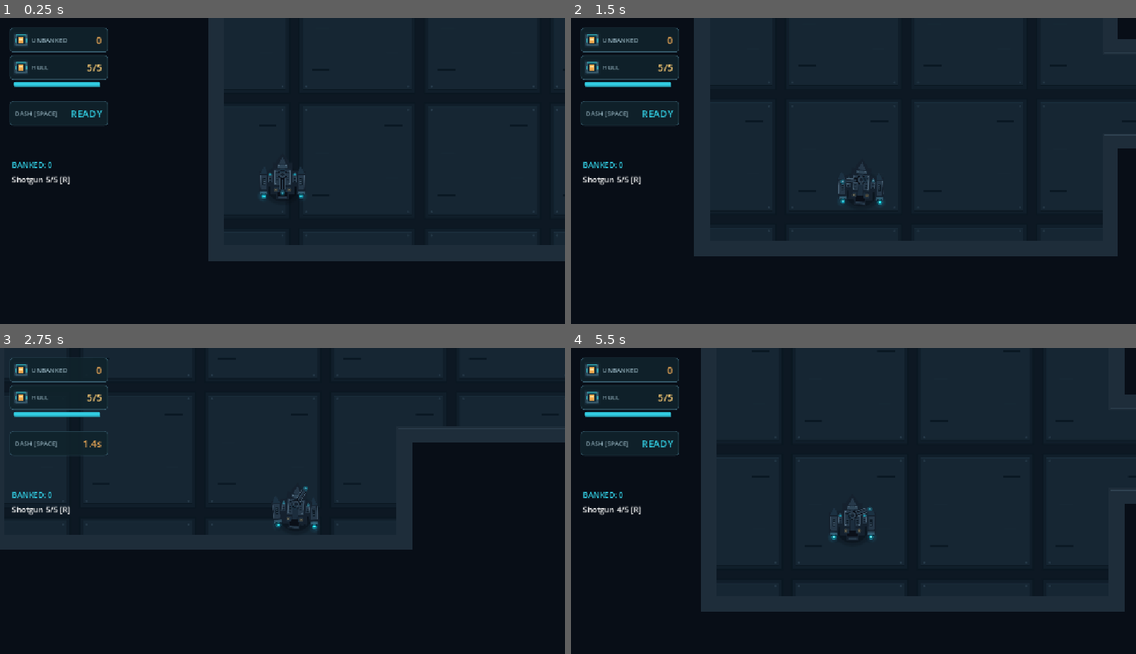
Above: before the commit, frames 1-4 (two rows, left to right).
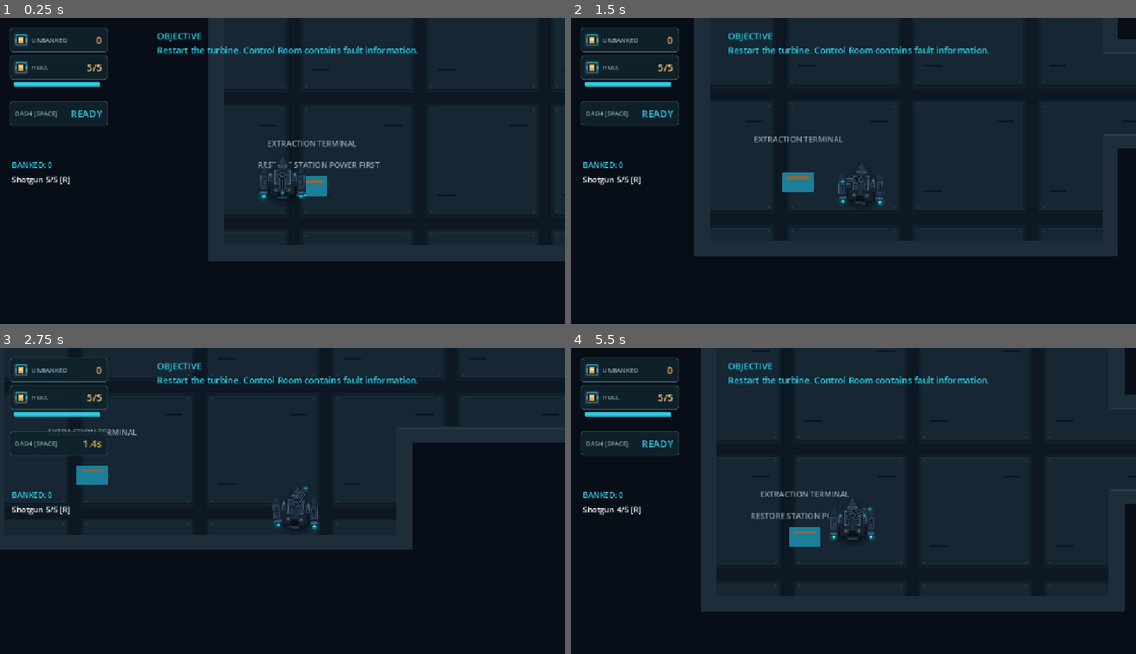
Above: after the commit, the same moments.

Repository: lolalolabob123/NeonSalvage-Godot
Game: Godot game, scene res://scenes/levels/RelayStation.tscn
Same seed, same stepped clock (60 frames per second), same inputs: the game is played once before the commit and once after it. This scene is started directly instead of the project's main scene.
Inputs (mouse positions are in pixels of both pictures, inside the frame that each line leads up to):
- Up to frame 1 (0.25 s): no input
- Up to frame 2 (1.5 s): move the mouse to (977, 161) at 0.52 s; hold D (move_right) 0.53-1.28 s; hold E (interact) 0.53-1.28 s; move the mouse to (740, 192) at 1.27 s; hold S (move_down) from 1.28 s (still down); tap Q (activate_system) at 1.35 s
- Up to frame 3 (2.75 s): tap E (interact) at 1.55 s; move the mouse to (339, 436) at 2.02 s; release S (move_down) at 2.03 s; hold D (move_right) from 2.03 s (still down); hold E (interact) from 2.03 s (still down); tap Space (dash) at 2.1 s
- Up to frame 4 (5.5 s): move the mouse to (825, 571) at 2.77 s; release D (move_right) at 2.78 s; release E (interact) at 2.78 s; hold W (move_up) 2.78-3.53 s; click (825, 571) at 2.85 s; tap E (interact) at 3.05, 4.35 s; move the mouse to (1023, 553) at 3.52 s; hold E (interact) 3.53-4.28 s; hold A (move_left) 3.53-5.03 s; move the mouse to (684, 458) at 4.27 s; move the mouse to (881, 507) at 5.02 s; hold S (move_down) from 5.03 s (still down); hold E (interact) from 5.03 s (still down); tap Q (activate_system) at 5.1 s

The runs differ from the first frame. In frame 1, 1.4% of the frame differs, in the area x 27-75%, y 4-59%; in frame 2, 1.3%; in frame 3, 1.2%; in frame 4, 1.4%, in the area x 27-75%, y 4-65%.

Commit message:
Added more mechanics to level 2 with visual cues and objective UI updates

Diff:
--- /dev/null
+++ b/neon-salvage/scenes/environment/PowerTerminal.tscn
@@ -0,0 +1,43 @@
+[gd_scene format=3 uid="uid://bhigc1j7geq34"]
+
+[ext_resource type="Script" uid="uid://dsa5vniy5vxed" path="res://scripts/environment/power_terminal.gd" id="1_wmxf2"]
+
+[sub_resource type="CircleShape2D" id="CircleShape2D_jc4l2"]
+radius = 80.0
+
+[node name="PowerTerminal" type="Area2D" unique_id=2113362187]
+collision_layer = 0
+collision_mask = 2
+script = ExtResource("1_wmxf2")
+
+[node name="CollisionShape2D" type="CollisionShape2D" parent="." unique_id=408615405]
+shape = SubResource("CircleShape2D_jc4l2")
+
+[node name="Panel" type="Polygon2D" parent="." unique_id=1793015652]
+color = Color(0.19215687, 0.79607844, 0.8784314, 1)
+polygon = PackedVector2Array(-32, -20, 32, -20, 32, 20, -32, 20)
+
+[node name="StatusStrip" type="Polygon2D" parent="Panel" unique_id=873251100]
+color = Color(0.9529412, 0.6745098, 0.34117648, 1)
+polygon = PackedVector2Array(-22, -12, 22, -12, 22, -7, -22, -7)
+
+[node name="InteractionPrompt" type="Label" parent="." unique_id=1377470342]
+visible = false
+offset_left = -110.0
+offset_top = -56.0
+offset_right = 110.0
+offset_bottom = -28.0
+text = "[E] CALL EXTRACTION"
+horizontal_alignment = 1
+autowrap_mode = 3
+
+[node name="HintAnchor" type="Node2D" parent="." unique_id=59483277]
+position = Vector2(-130, -100)
+
+[node name="PickupHint" type="Label" parent="HintAnchor" unique_id=1189827550]
+custom_minimum_size = Vector2(260, 48)
+offset_right = 260.0
+offset_bottom = 49.0
+text = "STATION POWER CONTROL"
+horizontal_alignment = 1
+metadata/_edit_use_anchors_ = true
--- /dev/null
+++ b/neon-salvage/scenes/environment/TurbineStarter.tscn
@@ -0,0 +1,51 @@
+[gd_scene format=3 uid="uid://bcpwo5a3yl1mf"]
+
+[ext_resource type="Script" uid="uid://dsa5vniy5vxed" path="res://scripts/environment/power_terminal.gd" id="1_mlre2"]
+
+[sub_resource type="CircleShape2D" id="CircleShape2D_jc4l2"]
+radius = 80.0
+
+[node name="TurbineStarter" type="Area2D" unique_id=2113362187]
+collision_layer = 0
+collision_mask = 2
+script = ExtResource("1_mlre2")
+
+[node name="CollisionShape2D" type="CollisionShape2D" parent="." unique_id=408615405]
+shape = SubResource("CircleShape2D_jc4l2")
+
+[node name="Panel" type="Polygon2D" parent="." unique_id=1793015652]
+color = Color(0.19215687, 0.79607844, 0.8784314, 1)
+polygon = PackedVector2Array(-32, -20, 32, -20, 32, 20, -32, 20)
+
+[node name="StatusStrip" type="Polygon2D" parent="Panel" unique_id=873251100]
+color = Color(0.9529412, 0.6745098, 0.34117648, 1)
+polygon = PackedVector2Array(-22, -12, 22, -12, 22, -7, -22, -7)
+
+[node name="InteractionPrompt" type="Label" parent="." unique_id=1377470342]
+visible = false
+offset_left = -110.0
+offset_top = -56.0
+offset_right = 110.0
+offset_bottom = -28.0
+text = "[E] CALL EXTRACTION"
+horizontal_alignment = 1
+autowrap_mode = 3
+
+[node name="HintAnchor" type="Node2D" parent="." unique_id=59483277]
+position = Vector2(-130, -100)
+
+[node name="PickupHint" type="Label" parent="HintAnchor" unique_id=1189827550]
+custom_minimum_size = Vector2(260, 48)
+offset_right = 260.0
+offset_bottom = 49.0
+text = "TURBINE STARTER"
+horizontal_alignment = 1
+metadata/_edit_use_anchors_ = true
+
+[node name="ProgressLabel" type="Label" parent="." unique_id=737831960]
+offset_left = -220.0
+offset_top = 205.0
+offset_right = 220.0
+offset_bottom = 260.0
+text = "	MANUAL CONTROL AREA"
+horizontal_alignment = 1
--- a/neon-salvage/scenes/levels/RelayStation.tscn
+++ b/neon-salvage/scenes/levels/RelayStation.tscn
@@ -1,5 +1,7 @@
 [gd_scene format=3 uid="uid://do4v5j0iqnvcm"]
 
+[ext_resource type="PackedScene" uid="uid://c126lk42xfw26" path="res://scenes/environment/ExtractionTerminal.tscn" id="2_maqib"]
+[ext_resource type="Script" uid="uid://doy6tdcrrtjes" path="res://scripts/environment/extraction_terminal.gd" id="3_ajid0"]
 [ext_resource type="PackedScene" uid="uid://e0ni7bv6g0qk" path="res://scenes/environment/WallStraight864.tscn" id="3_vh00a"]
 [ext_resource type="PackedScene" uid="uid://oohw5n16r2ll" path="res://scenes/ui/SalvageHUD.tscn" id="4_4oknj"]
 [ext_resource type="PackedScene" uid="uid://b8sv2wmfuy86" path="res://scenes/player/PlayerDrone.tscn" id="4_6x21o"]
@@ -12,7 +14,14 @@
 [ext_resource type="PackedScene" uid="uid://bwbniirc376yl" path="res://scenes/environment/WallStraight352.tscn" id="9_1e7dy"]
 [ext_resource type="PackedScene" uid="uid://ti5tm2bhdgvs" path="res://scenes/environment/CorridorWall512.tscn" id="9_hep0f"]
 [ext_resource type="PackedScene" uid="uid://bvtdbeetlwk31" path="res://scenes/environment/ExteriorSupports.tscn" id="11_1e7dy"]
+[ext_resource type="PackedScene" uid="uid://bhigc1j7geq34" path="res://scenes/environment/PowerTerminal.tscn" id="12_hav87"]
 [ext_resource type="Script" uid="uid://hvbthjgtynm" path="res://scripts/environment/exterior_supports.gd" id="12_w8ryq"]
+[ext_resource type="PackedScene" uid="uid://bcpwo5a3yl1mf" path="res://scenes/environment/TurbineStarter.tscn" id="13_nw5v5"]
+[ext_resource type="Script" uid="uid://bydq36evamwfi" path="res://scripts/ui/facility_mission.gd" id="14_1e7dy"]
+[ext_resource type="Script" uid="uid://bords25vw0mlt" path="res://scripts/environment/turbine_restart.gd" id="14_risd4"]
+[ext_resource type="Script" uid="uid://d1u5ducd7wrwg" path="res://scripts/environment/electrical_sweep.gd" id="15_l755m"]
+[ext_resource type="Script" uid="uid://bk0u7tf7i7j10" path="res://scripts/ui/mission_hud.gd" id="16_hav87"]
+[ext_resource type="PackedScene" uid="uid://cg1ufgms80u3y" path="res://scripts/tests/CoverBlock.tscn" id="16_lkva1"]
 
 [sub_resource type="RectangleShape2D" id="RectangleShape2D_1e7dy"]
 size = Vector2(864, 32)
@@ -97,6 +106,11 @@
 east_wall = NodePath("../WallEastUpper")
 north_wall = NodePath("../WallNorth")
 south_wall = NodePath("../WallSouth")
+
+[node name="ExtractionTerminal" parent="Dock" unique_id=2113362187 node_paths=PackedStringArray("mission_controller") instance=ExtResource("2_maqib")]
+position = Vector2(-220, 180)
+script = ExtResource("3_ajid0")
+mission_controller = NodePath("../../MissionController")
 
 [node name="DockCorridor" type="Node2D" parent="." unique_id=1723955633 node_paths=PackedStringArray("west_end", "east_end", "north_wall", "south_wall")]
 script = ExtResource("8_jscxr")
@@ -325,6 +339,20 @@
 north_wall = NodePath("../WallNorth")
 south_wall = NodePath("../WallSouth")
 
+[node name="TurbineStarter" parent="TurbineHall" unique_id=1840863516 node_paths=PackedStringArray("mission_controller") instance=ExtResource("13_nw5v5")]
+script = ExtResource("14_risd4")
+mission_controller = NodePath("../../MissionController")
+restart_duration = 12.0
+control_radius = 180.0
+interaction_radius = 80.0
+
+[node name="ElectricalSweep" type="Node2D" parent="TurbineHall" unique_id=588794753 node_paths=PackedStringArray("mission_controller")]
+script = ExtResource("15_l755m")
+mission_controller = NodePath("../../MissionController")
+
+[node name="CoverBlock" parent="TurbineHall" unique_id=38345602 instance=ExtResource("16_lkva1")]
+position = Vector2(-105, 60)
+
 [node name="HallCorridor" type="Node2D" parent="." unique_id=1182010628 node_paths=PackedStringArray("west_end", "east_end", "north_wall", "south_wall")]
 position = Vector2(1312, 0)
 script = ExtResource("8_jscxr")
@@ -413,6 +441,10 @@
 east_wall = NodePath("../WallEast")
 north_wall = NodePath("../WallNorthLeft")
 south_wall = NodePath("../WallSouth")
+
+[node name="PowerTerminal" parent="ControlRoom" unique_id=1708066752 node_paths=PackedStringArray("mission_controller") instance=ExtResource("12_hav87")]
+position = Vector2(220, 0)
+mission_controller = NodePath("../../MissionController")
 
 [node name="ControlCorridor" type="Node2D" parent="." unique_id=571517292 node_paths=PackedStringArray("west_end", "east_end", "north_wall", "south_wall")]
 position = Vector2(2624, 0)
@@ -571,5 +603,21 @@
 mouse_filter = 2
 color = Color(0.03137255, 0.05490196, 0.09019608, 1)
 
+[node name="MissionController" type="Node" parent="." unique_id=281775683]
+script = ExtResource("14_1e7dy")
+extraction_duration = 14.0
+objective_type = 1
+
+[node name="MissionHUD" type="CanvasLayer" parent="." unique_id=206849072 node_paths=PackedStringArray("mission_controller")]
+script = ExtResource("16_hav87")
+mission_controller = NodePath("../MissionController")
+
+[node name="ObjectiveLabel" type="Label" parent="MissionHUD" unique_id=2065583741]
+offset_left = 320.0
+offset_top = 24.0
+offset_right = 920.0
+offset_bottom = 84.0
+theme_override_font_sizes/font_size = 18
+
 [editable path="ControlRoom/WallEast"]
 [editable path="SeviceBypass/WallEast"]
--- /dev/null
+++ b/neon-salvage/scripts/environment/electrical_sweep.gd
@@ -0,0 +1,100 @@
+extends Node2D
+
+@export var mission_controller: FacilityMission
+@export var strip_width: float = 400
+@export var strip_height: float = 72.0
+@export var lane_count: int = 5
+@export var warning_duration: float = 1.0
+@export var live_duration: float = 0.6
+@export var safe_duration: float = 0.4
+
+var elapsed: float = 0.0
+var current_lane: int = 0
+var current_phase: int = 0 # # 0 = warning, 1 = live, 2 = safe
+
+func _ready() -> void:
+	z_index = -2
+	queue_redraw()
+
+func _physics_process(delta: float) -> void:
+	if not is_instance_valid(mission_controller):
+		return
+
+	if not mission_controller.turbine_startup_active:
+		elapsed = 0.0
+		queue_redraw()
+		return
+
+	elapsed += delta
+	var warning := maxf(warning_duration, 0.1)
+	var live := maxf(live_duration, 0.1)
+	var cycle := warning + live + maxf(safe_duration, 0.0)
+	current_lane = floori(elapsed / cycle) % maxi(lane_count, 1)
+	var phase_time := fmod(elapsed, cycle)
+
+	if phase_time < warning:
+		current_phase = 0
+	elif phase_time < warning + live:
+		current_phase = 1
+	else:
+		current_phase = 2
+
+	if current_phase == 1:
+		var player := get_tree().get_first_node_in_group("player") as Node2D
+		if is_instance_valid(player):
+			if _lane_rect(current_lane).has_point(to_local(player.global_position)):
+				player.call("take_damage", 1)
+
+	queue_redraw()
+
+func _lane_rect(index: int) -> Rect2:
+	var total_height := float(maxi(lane_count, 1)) * strip_height
+
+	return Rect2(
+		Vector2(
+			-strip_width * 0.5,
+			-total_height * 0.5 + index * strip_height
+		),
+		Vector2(strip_width, strip_height)
+	)
+
+
+func _draw() -> void:
+	for index in range(maxi(lane_count, 1)):
+		draw_rect(
+			_lane_rect(index),
+			Color(0.20, 0.45, 0.50, 0.25),
+			false,
+			1.0
+		)
+
+	if not is_instance_valid(mission_controller):
+		return
+
+	if not mission_controller.turbine_startup_active:
+		return
+
+	var band := _lane_rect(current_lane)
+
+	if current_phase == 0:
+		var pulse := 0.20 + 0.15 * absf(sin(elapsed * 12.0))
+		draw_rect(band, Color(0.95, 0.67, 0.34, pulse))
+		draw_rect(band, Color("#F3AC57"), false, 3.0)
+
+	elif current_phase == 1:
+		draw_rect(band, Color(1.0, 0.25, 0.35, 0.55))
+		draw_rect(band, Color("#FF8090"), false, 3.0)
+
+		for line_index in range(3):
+			var line_y := (
+				band.position.y
+				+ strip_height * float(line_index + 1) / 4.0
+			)
+
+			draw_line(
+				Vector2(band.position.x, line_y),
+				Vector2(band.end.x, line_y),
+				Color("#FFE6EC"),
+				2.0,
+				true
+			)
--- a/neon-salvage/scripts/environment/extraction_terminal.gd
+++ b/neon-salvage/scripts/environment/extraction_terminal.gd
@@ -18,10 +18,12 @@
 
 	if mission_controller.transport_ready:
 		interaction_prompt.text = "[E] EXTRACT"
-	elif mission_controller.has_prototype:
+	elif mission_controller.is_objective_complete():
 		interaction_prompt.text = "[E] CALL EXTRACTION"
 	else:
-		interaction_prompt.text = "RECOVER PROTOTYPE FIRST"
+		interaction_prompt.text = (
+			mission_controller.get_extraction_requirement_text()
+		)
 
 func player_can_interact() -> bool:
 	if not is_instance_valid(mission_controller):
--- /dev/null
+++ b/neon-salvage/scripts/environment/power_terminal.gd
@@ -0,0 +1,71 @@
+extends Area2D
+
+enum TerminalRole {
+	POWER_CONTROL,
+	TURBINE_STARTER,
+}
+
+@export var mission_controller: FacilityMission
+@export var terminal_role: TerminalRole = TerminalRole.POWER_CONTROL
+
+@onready var interaction_prompt: Label = $InteractionPrompt
+@onready var status_strip: Polygon2D = $Panel/StatusStrip
+
+
+func _process(_delta: float) -> void:
+	if not is_instance_valid(mission_controller):
+		interaction_prompt.hide()
+		return
+
+	interaction_prompt.visible = _player_is_nearby()
+	status_strip.color = Color("#F3AC57")
+
+	if terminal_role == TerminalRole.TURBINE_STARTER:
+		if mission_controller.turbine_running:
+			status_strip.color = Color("#B6FFD0")
+			interaction_prompt.text = "TURBINE RUNNING"
+		else:
+			interaction_prompt.text = "[E] START TURBINE"
+		return
+
+	if mission_controller.has_restored_power:
+		status_strip.color = Color("#B6FFD0")
+		interaction_prompt.text = "POWER RESTORED"
+	elif mission_controller.turbine_running:
+		interaction_prompt.text = "[E] RESTORE POWER"
+	elif mission_controller.power_fault_diagnosed:
+		interaction_prompt.text = "TURBINE OFFLINE — RESTART IN TURBINE HALL"
+	else:
+		interaction_prompt.text = "[E] DIAGNOSE POWER FAULT"
+
+
+func _player_is_nearby() -> bool:
+	for body in get_overlapping_bodies():
+		if body.is_in_group("player"):
+			if int(body.get("current_health")) > 0:
+				return true
+
+	return false
+
+
+func _unhandled_input(event: InputEvent) -> void:
+	if not event.is_action_pressed("interact") or event.is_echo():
+		return
+
+	if not is_instance_valid(mission_controller):
+		return
+
+	if not _player_is_nearby():
+		return
+
+	var succeeded: bool = false
+
+	if terminal_role == TerminalRole.TURBINE_STARTER:
+		succeeded = mission_controller.start_turbine()
+	elif mission_controller.turbine_running:
+		succeeded = mission_controller.restore_power()
+	else:
+		succeeded = mission_controller.diagnose_power_fault()
+
+	if succeeded:
+		get_viewport().set_input_as_handled()
--- /dev/null
+++ b/neon-salvage/scripts/environment/turbine_restart.gd
@@ -0,0 +1,96 @@
+extends Area2D
+
+@export var mission_controller: FacilityMission
+@export var restart_duration: float = 12.0
+@export var control_radius: float = 180.0
+@export var interaction_radius: float = 80.0
+
+@onready var interaction_prompt: Label = $InteractionPrompt
+@onready var status_strip: Polygon2D = $Panel/StatusStrip
+@onready var progress_label: Label = $ProgressLabel
+
+var restart_progress: float = 0.0
+
+func _ready() -> void:
+	queue_redraw()
+
+func _physics_process(delta: float) -> void:
+	if not is_instance_valid(mission_controller):
+		interaction_prompt.hide()
+		progress_label.hide()
+		progress_label.text = "Mission controller not assigned."
+		return
+
+	var player := get_tree().get_first_node_in_group("player") as Node2D
+	var alive := (
+		is_instance_valid(player)
+		and int(player.get("current_health")) > 0
+	)
+	var distance: float = INF
+	if alive:
+		distance = global_position.distance_to(player.global_position)
+
+	interaction_prompt.visible = alive and distance <= interaction_radius
+	status_strip.color = Color("#F3AC57")
+
+	if mission_controller.turbine_running:
+		status_strip.color = Color("#B6FFD0")
+		interaction_prompt.text = "TURBINE RUNNING"
+		progress_label.text = "STATION POWER RESTORED"
+	elif mission_controller.turbine_startup_active:
+		interaction_prompt.text = "RESTART IN PROGRESS"
+		var in_range := alive and distance <= control_radius
+		if in_range:
+			restart_progress = minf(
+				restart_progress + delta,
+				maxf(restart_duration, 0.1)
+			)
+		var percentage := floori(
+			100.0 * restart_progress / maxf(restart_duration, 0.1)
+		)
+		if in_range:
+			progress_label.text = "RESTART %d%% — STAY IN THE RING" % percentage
+		else:
+			progress_label.text = "PAUSED %d%% — RETURN TO THE RING" % percentage
+
+		if restart_progress >= maxf(restart_duration, 0.1):
+			if mission_controller.start_turbine():
+				progress_label.text = "STATION POWER RESTORED"
+	else:
+		interaction_prompt.text = "[E] BEGIN TURBINE RESTART"
+		progress_label.text = "MANUAL CONTROL AREA"
+
+	queue_redraw()
+
+func _unhandled_input(event: InputEvent) -> void:
+	if not event.is_action_pressed("interact") or event.is_echo():
+		return
+	if not is_instance_valid(mission_controller):
+		return
+
+	var player := get_tree().get_first_node_in_group("player") as Node2D
+	if not is_instance_valid(player):
+		return
+	if int(player.get("current_health")) <= 0:
+		return
+	if global_position.distance_to(player.global_position) > interaction_radius:
+		return
+
+	if mission_controller.begin_turbine_restart():
+		get_viewport().set_input_as_handled()
+
+func _draw() -> void:
+	var ring_color := Color("#31CBE0")
+	if is_instance_valid(mission_controller):
+		if mission_controller.turbine_running:
+			ring_color = Color("#B6FFD0")
+
+	draw_circle(Vector2.ZERO, control_radius, Color(0.19, 0.80, 0.88, 0.035))
+	draw_arc(Vector2.ZERO, control_radius, 0.0, TAU, 96, ring_color, 2.0, true)
+	var fraction := clampf(restart_progress / maxf(restart_duration, 0.1), 0.0, 1.0)
+	if fraction > 0.0:
+		draw_arc(
+			Vector2.ZERO, control_radius - 5.0,
+			-PI * 0.5, -PI * 0.5 + TAU * fraction,
+			96, Color("#B6FFD0"), 4.0, true
+		)
--- a/neon-salvage/scripts/ui/facility_mission.gd
+++ b/neon-salvage/scripts/ui/facility_mission.gd
@@ -6,8 +6,18 @@
 signal transport_arrived
 signal mission_completed
 signal security_card_collected
+signal power_restored
+signal mission_stage_changed
+signal turbine_started
+signal turbine_startup_begun
+
+enum ObjectiveType {
+	RECOVER_PROTOTYPE,
+	RESTORE_POWER
+}
 
 @export var extraction_duration: float = 8.0
+@export var objective_type = ObjectiveType.RECOVER_PROTOTYPE
 
 var has_prototype: bool = false
 var has_unsecured_shield: bool = false
@@ -18,6 +28,10 @@
 var extraction_complete: bool = false
 var extracted_salvage: int = 0
 var secured_shield_this_run: bool = false
+var has_restored_power: bool = false
+var power_fault_diagnosed: bool = false
+var turbine_running: bool = false
+var turbine_startup_active: bool = false
 
 func _ready() -> void:
 	add_to_group("mission_controller")
@@ -38,7 +52,7 @@
 	return true
 
 func request_extraction() -> bool:
-	if not has_prototype or has_called_extraction:
+	if not is_objective_complete() or has_called_extraction:
 		return false
 
 	has_called_extraction = true
@@ -70,7 +84,7 @@
 		transport_arrived.emit()
 
 func complete_extraction() -> bool:
-	if not has_prototype or not transport_ready or extraction_complete:
+	if not is_objective_complete() or not transport_ready or extraction_complete:
 		return false
 
 	var player := get_tree().get_first_node_in_group("player")
@@ -107,3 +121,94 @@
 
 	has_security_card = true
 	security_card_collected.emit()
+
+func is_objective_complete() -> bool:
+	match objective_type:
+		ObjectiveType.RECOVER_PROTOTYPE:
+			return has_prototype
+		ObjectiveType.RESTORE_POWER:
+			return has_restored_power
+		_:
+			return false
+
+func restore_power() -> bool:
+	if objective_type != ObjectiveType.RESTORE_POWER:
+		return false
+
+	if not turbine_running:
+		return false
+
+	if has_restored_power or extraction_complete:
+		return false
+
+	has_restored_power = true
+	power_restored.emit()
+	return true
+
+func get_objective_complete_text() -> String:
+	match objective_type:
+		ObjectiveType.RESTORE_POWER:
+			return "POWER RESTORED"
+		_:
+			return "PROTOTYPE RECOVERED"
+
+func get_extraction_requirement_text() -> String:
+	match objective_type:
+		ObjectiveType.RESTORE_POWER:
+			return "RESTORE STATION POWER FIRST"
+		_:
+			return "RECOVER PROTOTYPE FIRST"
+
+func get_objective_instruction() -> String:
+	if objective_type == ObjectiveType.RESTORE_POWER:
+		if turbine_startup_active:
+			return "Maintain turbine restart: stay inside the control ring."
+
+		if power_fault_diagnosed:
+			return "Restart the turbine in Turbine Hall."
+
+		return "Restart the turbine. Control Room contains fault information."
+
+	return "Recover the prototype in the security room."
+
+func diagnose_power_fault() -> bool:
+	if objective_type != ObjectiveType.RESTORE_POWER:
+		return false
+
+	if power_fault_diagnosed or extraction_complete or turbine_running:
+		return false
+
+	power_fault_diagnosed = true
+	mission_stage_changed.emit()
+	return true
+
+func start_turbine() -> bool:
+	if objective_type != ObjectiveType.RESTORE_POWER:
+		return false
+
+	if not turbine_startup_active:
+		return false
+
+	if turbine_running or extraction_complete:
+		return false
+
+	turbine_startup_active = false
+	turbine_running = true
+
+	restore_power()
+
+	turbine_started.emit()
+	mission_stage_changed.emit()
+	return true
+
+func begin_turbine_restart() -> bool:
+	if objective_type != ObjectiveType.RESTORE_POWER:
+		return false
+
+	if turbine_startup_active or turbine_running or extraction_complete:
+		return false
+
+	turbine_startup_active = true
+	turbine_startup_begun.emit()
+	mission_stage_changed.emit()
+	return true
--- a/neon-salvage/scripts/ui/mission_hud.gd
+++ b/neon-salvage/scripts/ui/mission_hud.gd
@@ -5,77 +5,75 @@
 
 @onready var objective_label: Label = $ObjectiveLabel
 
+
 func _ready() -> void:
 	if not is_instance_valid(mission_controller):
 		objective_label.text = "Mission controller not assigned."
 		return
 
-	mission_controller.prototype_recovered.connect(
-		_update_objective
-	)
-
-	mission_controller.extraction_called.connect(
-		_update_objective
-	)
-
-	mission_controller.transport_arrived.connect(
-		_update_objective
-	)
-
-	mission_controller.mission_completed.connect(
-		_update_objective
-	)
-
+	mission_controller.prototype_recovered.connect(_update_objective)
+	mission_controller.power_restored.connect(_update_objective)
+	mission_controller.extraction_called.connect(_update_objective)
+	mission_controller.transport_arrived.connect(_update_objective)
+	mission_controller.mission_completed.connect(_update_objective)
 	mission_controller.security_card_collected.connect(_update_objective)
+	mission_controller.mission_stage_changed.connect(_update_objective)
 
 	_update_objective()
 
-func _update_objective() -> void:
-	if mission_controller.extraction_complete:
-		objective_label.text = (
-			"EXTRACTION SUCCESSFUL\n"
-			+ "Prototype extracted."
-		)
-		objective_label.modulate = Color("#31CBE0")
-
-	elif mission_controller.transport_ready:
-		objective_label.text = (
-			"TRANSPORT READY\n"
-			+ "Return to the extraction terminal."
-		)
-		objective_label.modulate = Color("#31CBE0")
-
-	elif mission_controller.has_called_extraction:
-		var seconds := ceili(mission_controller.extraction_time_left)
-
-		objective_label.text = (
-			"EXTRACTION INBOUND — SECURITY ALERT\n"
-			+ "Transport arrives in %d seconds." % seconds
-		)
-		objective_label.modulate = Color("#F3AC57")
-
-	elif mission_controller.has_prototype:
-		objective_label.text = (
-			"PROTOTYPE RECOVERED\n"
-			+ "Return to the entry room."
-		)
-		objective_label.modulate = Color("#F3AC57")
-
-	elif show_security_card_objective and not mission_controller.has_security_card:
-		objective_label.text = "OBJECTIVE\nFind the security access card in the entry room."
-		objective_label.modulate = Color("#31CBE0")
-
-	else:
-		objective_label.text = (
-			"OBJECTIVE\n"
-			+ "Recover the prototype in the security room."
-		)
-		objective_label.modulate = Color("#31CBE0")
 
 func _process(_delta: float) -> void:
 	if not is_instance_valid(mission_controller):
 		return
 
-	if mission_controller.has_called_extraction:
-		if not mission_controller.transport_ready:
-			_update_objective()
+	if (
+		mission_controller.has_called_extraction
+		and not mission_controller.transport_ready
+	):
+		_update_objective()
+
+
+func _update_objective() -> void:
+	objective_label.modulate = Color("#31CBE0")
+
+	if mission_controller.extraction_complete:
+		objective_label.text = (
+            "EXTRACTION SUCCESSFUL\n"
+			+ "Mission complete. Salvage secured."
+		)
+
+	elif mission_controller.transport_ready:
+		objective_label.text = (
+            "TRANSPORT READY\n"
+			+ "Return to the Dock extraction terminal."
+		)
+
+	elif mission_controller.has_called_extraction:
+		var seconds := ceili(mission_controller.extraction_time_left)
+		objective_label.text = (
+            "EXTRACTION INBOUND — SECURITY ALERT\n"
+			+ "Transport arrives in %d seconds." % seconds
+		)
+		objective_label.modulate = Color("#F3AC57")
+
+	elif mission_controller.is_objective_complete():
+		objective_label.text = (
+			mission_controller.get_objective_complete_text()
+			+ "\nReturn to the extraction terminal."
+		)
+		objective_label.modulate = Color("#F3AC57")
+
+	elif (
+		show_security_card_objective
+		and not mission_controller.has_security_card
+	):
+		objective_label.text = (
+            "OBJECTIVE\n"
+			+ "Find the security access card in the entry room."
+		)
+
+	else:
+		objective_label.text = (
+            "OBJECTIVE\n"
+			+ mission_controller.get_objective_instruction()
+		)
Not shown, added: neon-salvage/scripts/environment/electrical_sweep.gd.uid
Not shown, added: neon-salvage/scripts/environment/power_terminal.gd.uid
Not shown, added: neon-salvage/scripts/environment/turbine_restart.gd.uid
